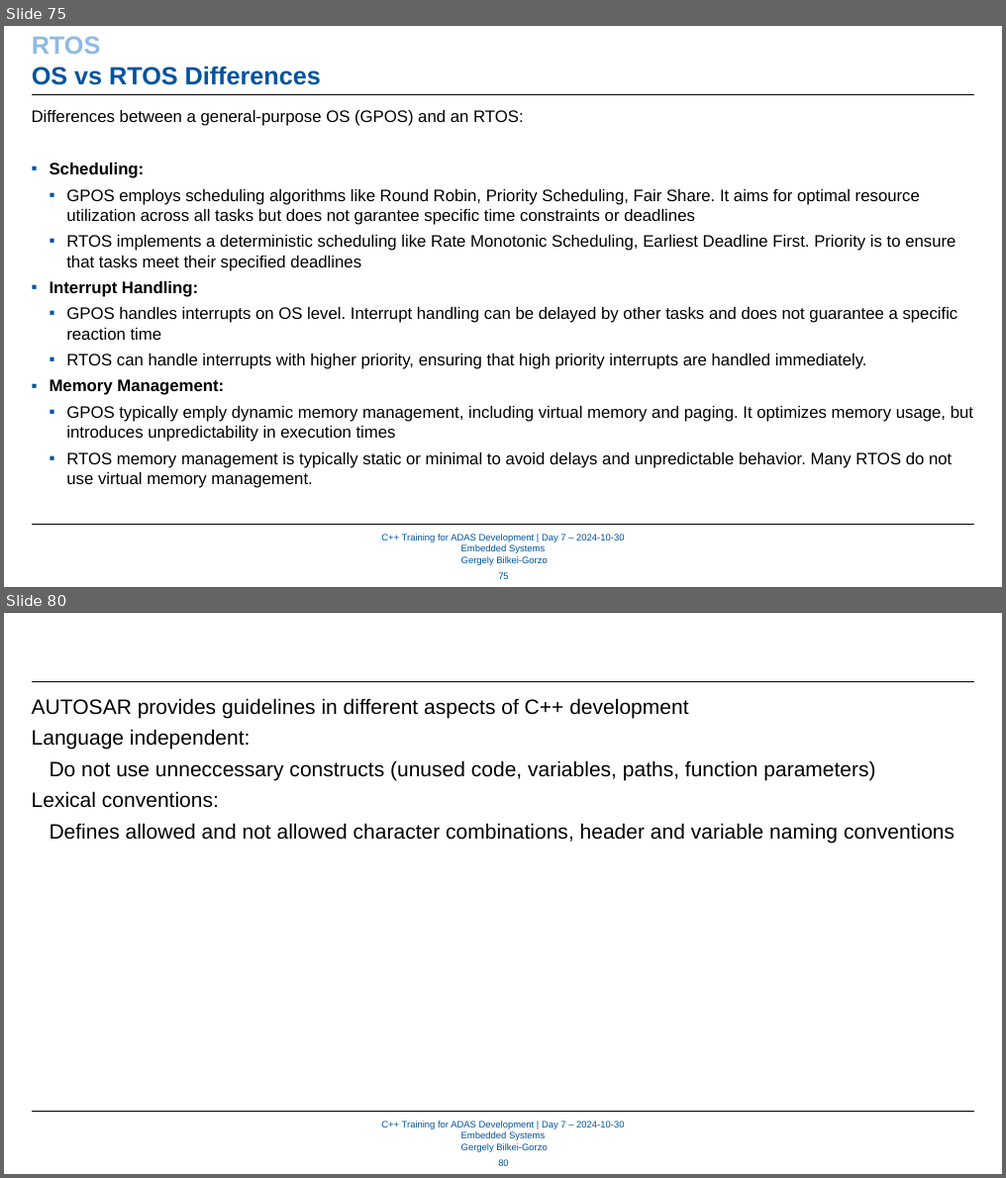
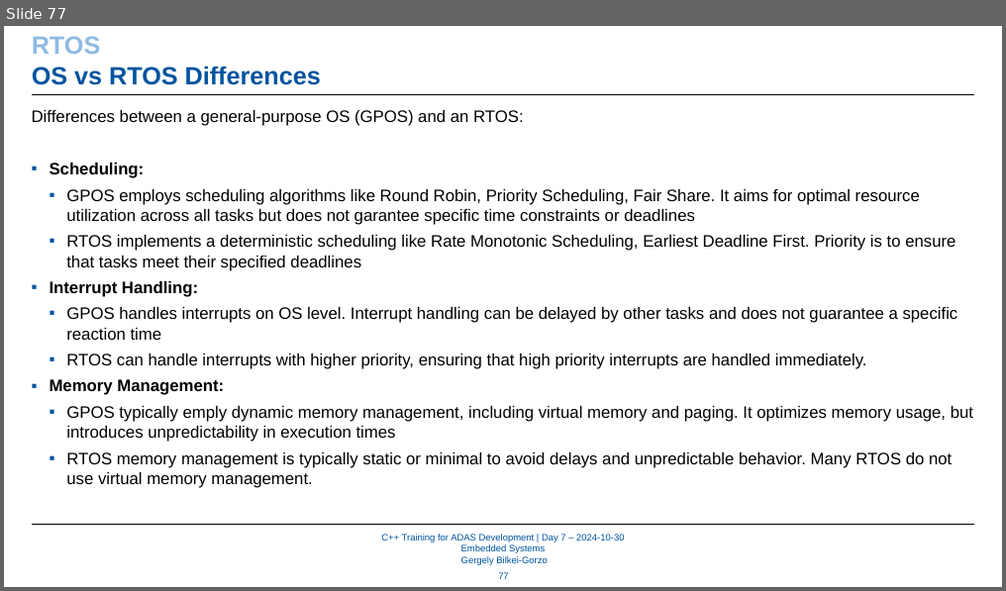
Before and after one commit to WhR4Ven/Diss_Dokument, a slide deck: Vortrag/07_Embedded_Systems.pptx. Shown one above the other, each under a label of ours: slides 75 and 80 before the commit, slide 77 after it; the slides between them are not shown. The pictures are 1006x1178 and 1006x591 pixels, drawn with LibreOffice and Linux fonts; fonts in the diff are those of the drawing; background and template pictures are left out. Boxes give left, top, right and bottom in pixels: in the first picture for what was removed or moved away, otherwise in the second. Text is boxed around its words. In the diff, an @@ line names an element or a change of style, - is before the commit and + after.

```diff
--- a/Vortrag/07_Embedded_Systems.pptx
+++ b/Vortrag/07_Embedded_Systems.pptx
@@ slide 80 removed at (4, 613, 1002, 1174), background #FFFFFF; not listed: 3 template elements that a slide beside it also shows @@
@@ text removed at (32, 698, 954, 843) @@
-AUTOSAR provides guidelines in different aspects of C++ development
-Language independent:
-Do not use unneccessary constructs (unused code, variables, paths, function parameters)
-Lexical conventions:
-Defines allowed and not allowed character combinations, header and variable naming conventions
@@ page number removed at (498, 1159, 509, 1166) @@
-80
@@ what was slide 75 is now slide 77 @@
@@ page number at (498, 572, 509, 579): text changed @@
-75
+77
```
Also in this commit, not shown: 11 slides changed, 2 slides added, 3 other slides removed.
